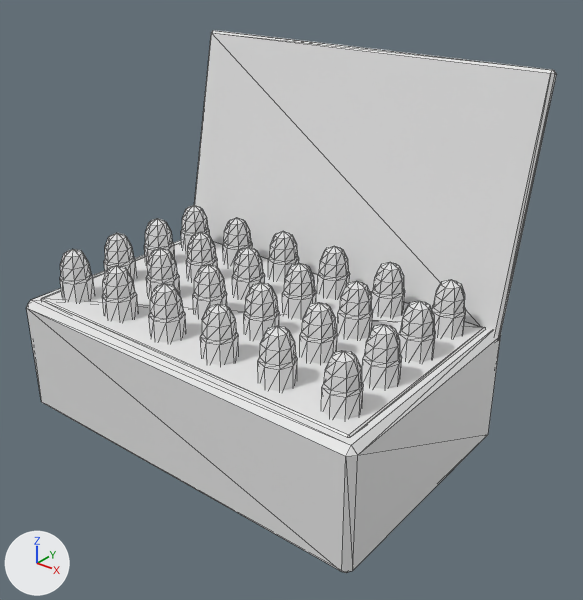
Renders of the glTF model assets/models/ammo_pistol.glb from each side of a commit.
Before and after are seen from a 50 mm camera at (0.3, -0.339, 0.268) aimed at (0.017, 0.015, 0.049). Every picture has the same lights, and +X, +Y and +Z are marked at lower left. The picture after the commit comes second. Mesh edges are drawn as thin lines. Vertices at exactly the same position are counted once.

Script lines for the objects in view, before the commit:
```python
me_ammo_pistol = bpy.data.meshes.new('ammo_pistol')
me_ammo_pistol.from_pydata(...)  # 1056 vertices, 1860 faces; spans x -0.13..0.13, y -0.08..0.109, z -0.04..0.188
me_ammo_pistol.materials.append(mat_ammo_pistol)  # white #e7e7e7
ob_ammo_pistol = bpy.data.objects.new('ammo_pistol', me_ammo_pistol)
ob_ammo_pistol.location = (0.0, 0.0, 0.0)
```
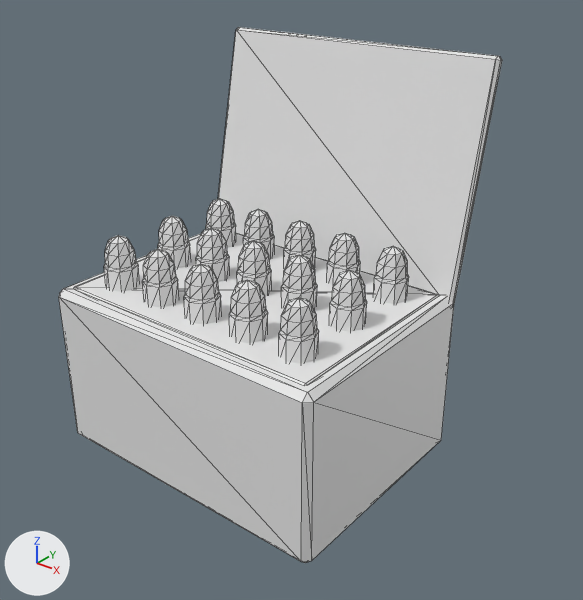
Location of each change, (x1, y1, x2, y2) in pixels of the pictures (583 x 600 px; the box of a moved part takes in the faces that stretch with it):
'ammo_pistol', reshaped (17% narrower)
    before: (26, 30, 557, 573)
    after: (59, 27, 502, 563)
part 1 of me_ammo_pistol, moved or reshaped
    before: (26, 240, 501, 573)
    after: (59, 234, 454, 563)
part 2 of me_ammo_pistol, moved or reshaped
    before: (194, 30, 557, 341)
    after: (218, 27, 502, 307)
part 3 of me_ammo_pistol, moved or reshaped
    before: (41, 241, 485, 438)
    after: (73, 233, 439, 386)
part 4 of me_ammo_pistol, moved or reshaped
    before: (102, 265, 138, 322)
    after: (104, 235, 140, 292)
part 5 of me_ammo_pistol, moved or reshaped
    before: (146, 248, 180, 298)
    after: (158, 216, 191, 269)
part 6 of me_ammo_pistol, moved or reshaped
    before: (223, 217, 252, 266)
    after: (206, 198, 236, 247)
part 7 of me_ammo_pistol, moved or reshaped
    before: (149, 283, 186, 343)
    after: (142, 249, 179, 307)
part 8 of me_ammo_pistol, moved or reshaped
    before: (193, 264, 227, 319)
    after: (196, 228, 230, 282)
part 9 of me_ammo_pistol, moved or reshaped
    before: (268, 231, 299, 282)
    after: (243, 209, 275, 259)
part 10 of me_ammo_pistol, moved or reshaped
    before: (200, 304, 239, 366)
    after: (184, 264, 222, 325)
part 11 of me_ammo_pistol, moved or reshaped
    before: (232, 247, 265, 300)
    after: (237, 240, 272, 296)
part 12 of me_ammo_pistol, moved or reshaped
    before: (317, 246, 350, 299)
    after: (284, 220, 316, 269)
part 13 of me_ammo_pistol, moved or reshaped
    before: (258, 326, 297, 391)
    after: (229, 280, 268, 343)
part 14 of me_ammo_pistol, moved or reshaped
    before: (244, 282, 279, 341)
    after: (281, 255, 317, 309)
part 15 of me_ammo_pistol, moved or reshaped
    before: (371, 262, 405, 318)
    after: (327, 233, 360, 286)
part 16 of me_ammo_pistol, moved or reshaped
    before: (300, 302, 337, 364)
    after: (279, 298, 319, 364)
part 17 of me_ammo_pistol, moved or reshaped
    before: (337, 281, 373, 339)
    after: (329, 270, 367, 332)
part 18 of me_ammo_pistol, moved or reshaped
    before: (432, 279, 466, 338)
    after: (373, 246, 409, 304)
part 19 of me_ammo_pistol, deleted
    before: (60, 205, 435, 420)

The change, as a list of edits to the scene's bpy script:
```text
Change me_ammo_pistol:
    used by ob_ammo_pistol; location = (0.0, 0.0, 0.0)
    remove me_ammo_pistol.from_pydata(...)  # 1056 vertices, 1860 faces; spans x -0.13..0.13, y -0.08..0.109, z -0.04..0.188
    add me_ammo_pistol.from_pydata(...)  # 687 vertices, 1212 faces; spans x -0.1..0.1, y -0.075..0.103, z -0.055..0.194
    me_ammo_pistol part 1: the loose piece of 24 vertices spanning x -0.13..0.13, y -0.08..0.08, z -0.04..0.04 is scaled about its middle by (0.764, 0.935, 1.4)
    me_ammo_pistol part 2: the loose piece of 24 vertices spanning x -0.13..0.13, y 0.071..0.109, z 0.032..0.188 is scaled about its middle by (0.767, 0.937, 0.936), then moved by (0.0, -0.005, 0.01)
    me_ammo_pistol part 3: the loose piece of 24 vertices spanning x -0.122..0.122, y -0.072..0.072, z 0.031..0.041 is scaled about its middle by (0.753, 0.93, 1), then moved by (0.0, 0.0, 0.015)
    me_ammo_pistol part 4: the loose piece of 41 vertices spanning x -0.073..-0.052, y -0.064..-0.043, z 0.036..0.074 is moved by (-0.007, 0.009, 0.015)
    me_ammo_pistol part 5: the loose piece of 41 vertices spanning x -0.073..-0.052, y -0.029..-0.007, z 0.036..0.074 is moved by (-0.007, 0.018, 0.015)
    me_ammo_pistol part 6: the loose piece of 41 vertices spanning x -0.073..-0.052, y 0.043..0.064, z 0.036..0.074 is moved by (-0.007, -0.009, 0.015)
    me_ammo_pistol part 7: the loose piece of 41 vertices spanning x -0.032..-0.01, y -0.064..-0.043, z 0.036..0.074 is moved by (-0.014, 0.009, 0.015)
    me_ammo_pistol part 8: the loose piece of 41 vertices spanning x -0.032..-0.01, y -0.029..-0.007, z 0.036..0.074 is moved by (-0.014, 0.018, 0.015)
    me_ammo_pistol part 9: the loose piece of 41 vertices spanning x -0.032..-0.01, y 0.043..0.064, z 0.036..0.074 is moved by (-0.014, -0.009, 0.015)
    me_ammo_pistol part 10: the loose piece of 41 vertices spanning x 0.01..0.032, y -0.064..-0.043, z 0.036..0.074 is moved by (-0.021, 0.009, 0.015)
    me_ammo_pistol part 11: the loose piece of 41 vertices spanning x -0.032..-0.01, y 0.007..0.029, z 0.036..0.074 is moved by (0.021, -0.018, 0.015)
    me_ammo_pistol part 12: the loose piece of 41 vertices spanning x 0.01..0.032, y 0.043..0.064, z 0.036..0.074 is moved by (-0.021, -0.009, 0.015)
    me_ammo_pistol part 13: the loose piece of 41 vertices spanning x 0.052..0.073, y -0.064..-0.043, z 0.036..0.074 is moved by (-0.028, 0.009, 0.015)
    me_ammo_pistol part 14: the loose piece of 41 vertices spanning x 0.01..0.032, y -0.029..-0.007, z 0.036..0.074 is moved by (0.014, 0.018, 0.015)
    me_ammo_pistol part 15: the loose piece of 41 vertices spanning x 0.052..0.073, y 0.043..0.064, z 0.036..0.074 is moved by (-0.028, -0.009, 0.015)
    me_ammo_pistol part 16: the loose piece of 41 vertices spanning x 0.052..0.073, y -0.029..-0.007, z 0.036..0.074 is moved by (0.007, -0.027, 0.015)
    me_ammo_pistol part 17: the loose piece of 41 vertices spanning x 0.052..0.073, y 0.007..0.029, z 0.036..0.074 is moved by (0.007, -0.018, 0.015)
    me_ammo_pistol part 18: the loose piece of 41 vertices spanning x 0.094..0.116, y 0.043..0.064, z 0.036..0.074 is moved by (-0.035, -0.009, 0.015)
    me_ammo_pistol part 19: 9 loose pieces with 369 vertices, spanning x -0.116..0.116, y -0.064..0.064, z 0.036..0.074, are deleted
```
